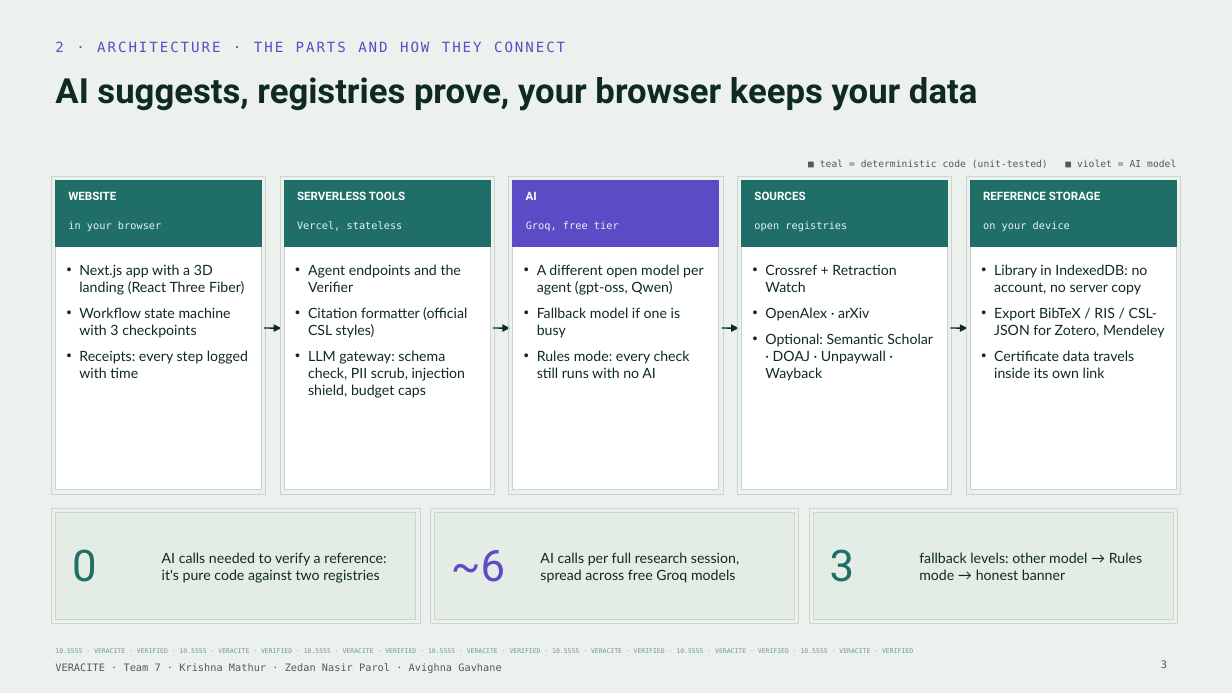
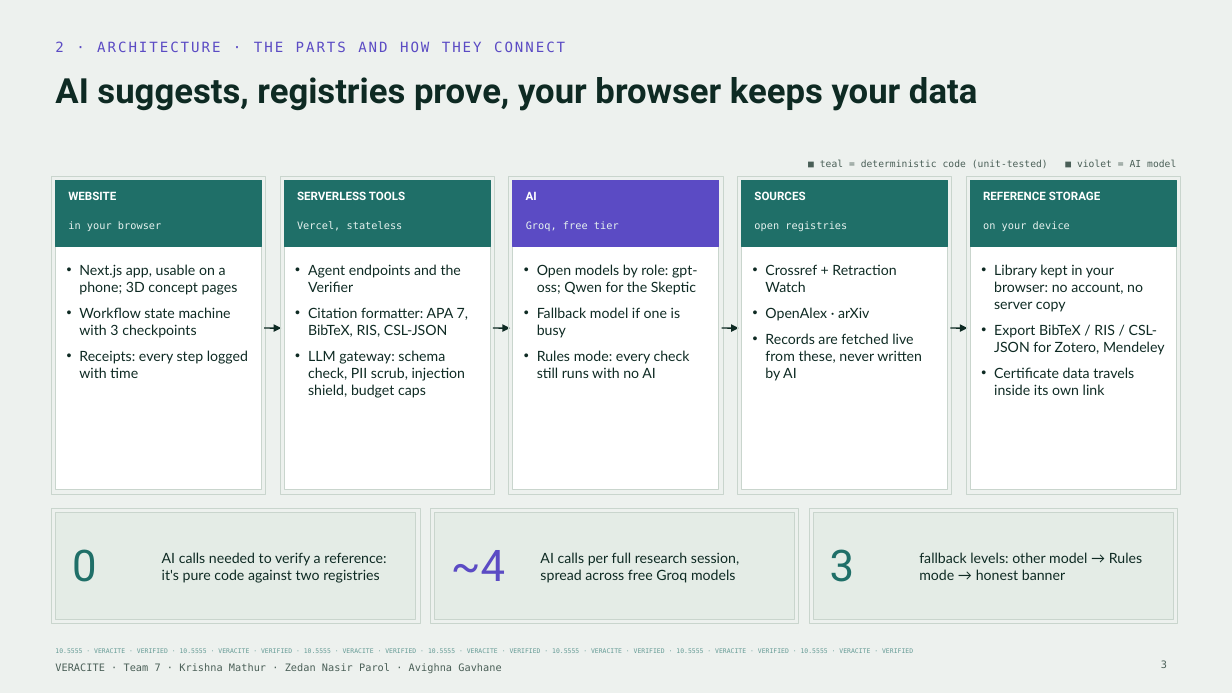
Before and after one commit to krish2105/veracite, a slide deck: slide 3 of submissions/phase1/Team7_Veracite_Phase1_Deck.pptx. Drawn at 1232x693 pixels with LibreOffice and Linux fonts; fonts in the diff are those of the drawing. Boxes give left, top, right and bottom in pixels: in the first picture for what was removed or moved away, otherwise in the second. Text is boxed around its words. In the diff, an @@ line names an element or a change of style, - is before the commit and + after.

```diff
--- a/submissions/phase1/Team7_Veracite_Phase1_Deck.pptx
+++ b/submissions/phase1/Team7_Veracite_Phase1_Deck.pptx
@@ text at [79,264,238,295]: text changed @@
-• Next.js app with a 3D landing (React Three Fiber)
+• Next.js app, usable on a phone; 3D concept pages
@@ text at [537,264,698,295]: text changed @@
-• A different open model per agent (gpt-oss, Qwen)
+• Open models by role: gpt-oss; Qwen for the Skeptic
@@ text at [994,264,1143,312]: text changed @@
-• Library in IndexedDB: no account, no server copy
+• Library kept in your browser: no account, no server copy
@@ text at [308,307,468,337]: text changed @@
-• Citation formatter (official CSL styles)
+• Citation formatter: APA 7, BibTeX, RIS, CSL-JSON
@@ text at [765,333,922,381]: text changed @@
-• Optional: Semantic Scholar · DOAJ · Unpaywall · Wayback
+• Records are fetched live from these, never written by AI
@@ text at [451,550,505,581]: text changed @@
-~6
+~4
```
Also in this commit, not shown: 5 other slides changed, 5 other files.
